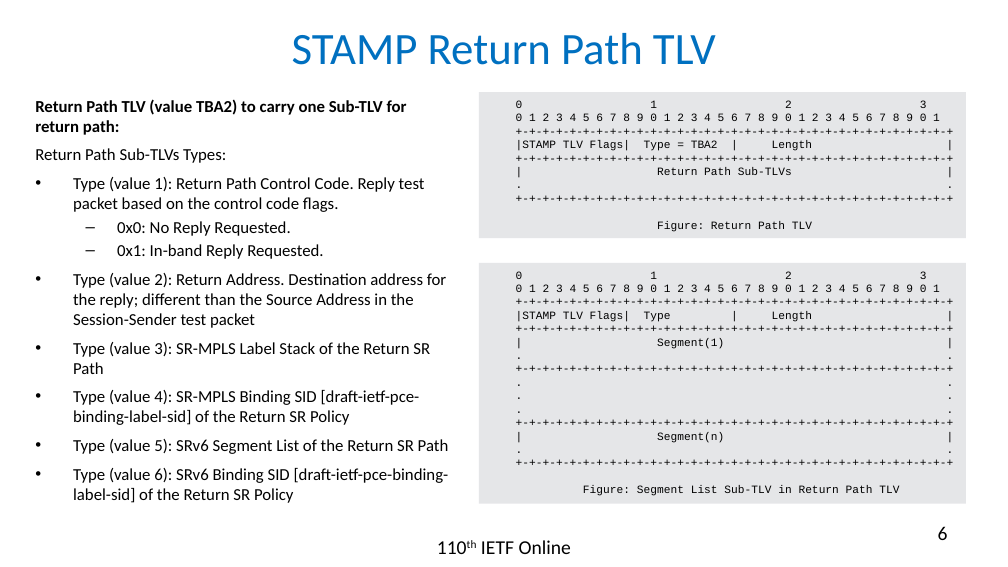
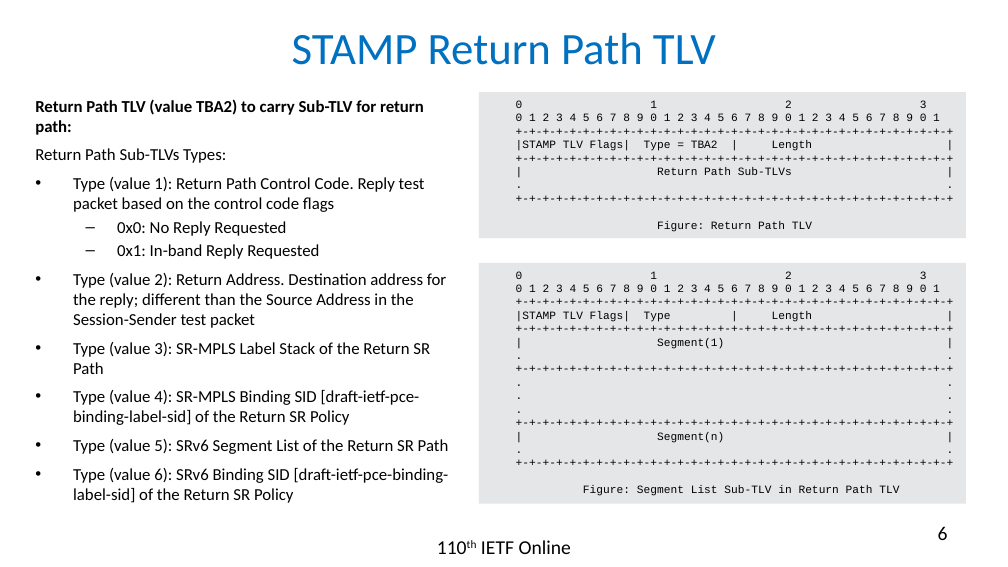
Before and after one commit to rakgandhi/ietf-slides, a slide deck: slide 6 of draft-gandhi-ippm-stamp-srpm-02.pptx. Drawn at 1008x567 pixels with LibreOffice and Linux fonts; fonts in the diff are those of the drawing. Boxes give left, top, right and bottom in pixels: in the first picture for what was removed or moved away, otherwise in the second. Text is boxed around its words. In the diff, an @@ line names an element or a change of style, - is before the commit and + after.

```diff
--- a/draft-gandhi-ippm-stamp-srpm-02.pptx
+++ b/draft-gandhi-ippm-stamp-srpm-02.pptx
@@ text at (35, 99, 424, 135): text changed @@
-Return Path TLV (value TBA2) to carry one Sub-TLV for return path:
+Return Path TLV (value TBA2) to carry Sub-TLV for return path:
@@ text at (73, 177, 425, 259): text changed @@
-• Type (value 1): Return Path Control Code. Reply test packet based on the control code flags.
-  – 0x0: No Reply Requested.
-  – 0x1: In-band Reply Requested.
+• Type (value 1): Return Path Control Code. Reply test packet based on the control code flags
+  – 0x0: No Reply Requested
+  – 0x1: In-band Reply Requested
```
Also in this commit, not shown: 4 other slides changed, 1 other file.
